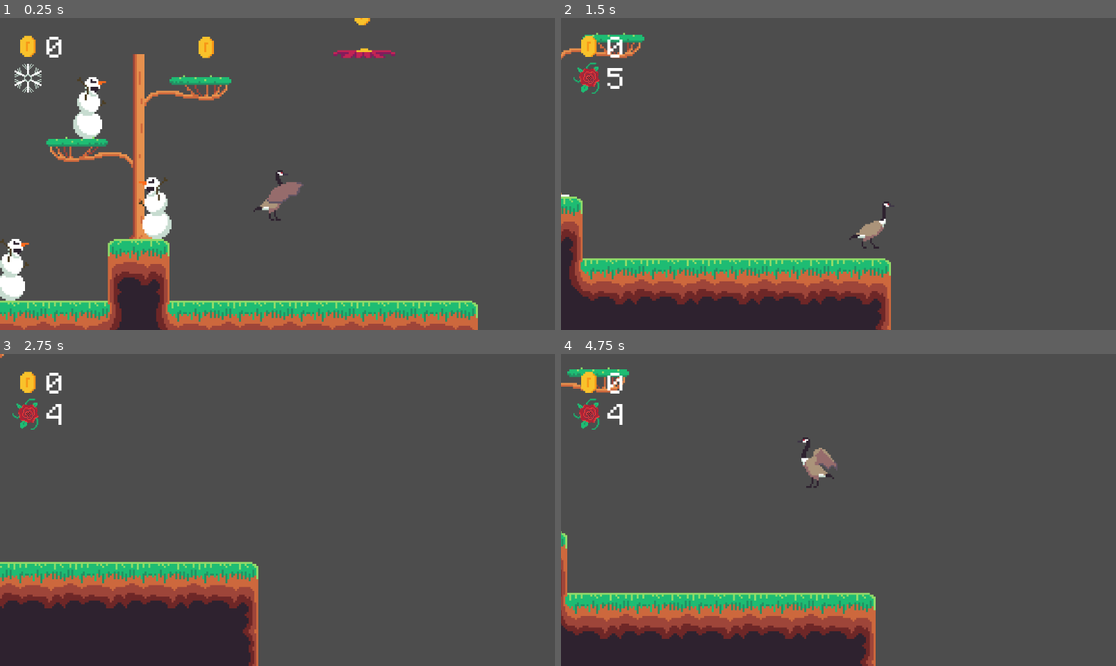
Above: before the commit, frames 1-4 (two rows, left to right).
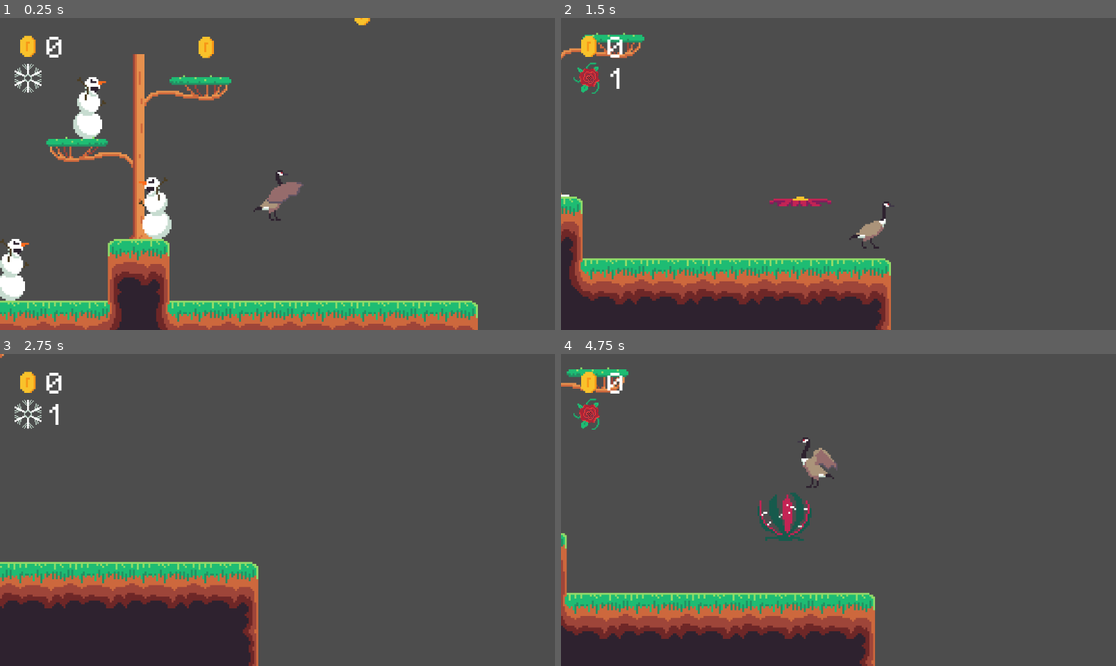
Above: after the commit, the same moments.

Repository: jbroberg42/Spring_Jam_2026
Game: Godot game, scene res://scenes/game.tscn
Two runs of this game, one before a commit and one after it. Both use one fixed random seed, a clock stepped at 60 frames per second and the inputs below.
Inputs:
- Up to frame 1 (0.25 s): no input
- Up to frame 2 (1.5 s): hold D (move_right) from 0.53 s (still down); tap E (switch) at 0.6, 1.35 s; tap Space (jump) at 0.77 s
- Up to frame 3 (2.75 s): tap Space (jump) at 1.52 s; release D (move_right) at 2.03 s; hold A (move_left) from 2.03 s (still down); tap E (switch) at 2.1 s
- Up to frame 4 (4.75 s): release A (move_left) at 2.78 s; hold D (move_right) 2.78-4.28 s; tap E (switch) at 2.85, 3.6, 4.35 s; tap Space (jump) at 3.02, 3.77, 4.52 s; hold A (move_left) from 4.28 s (still down)

The runs differ from the first frame. In frame 1, 0.3% of the frame differs, in the area x 60-72%, y 9-13%; in frame 2, 0.3%; in frame 3, 0.4%; in frame 4, 1.8%, in the area x 0-57%, y 4-100%.

Commit message:
FIX FLOWERS INVISIBLE PLATFORM IN WINTER

Diff:
--- a/scenes/game.tscn
+++ b/scenes/game.tscn
@@ -234,6 +234,9 @@
 [node name="Flower" parent="." unique_id=516543460 instance=ExtResource("7_u5sy4")]
 position = Vector2(69, -78)
 
+[node name="Flower4" parent="." unique_id=1730049241 instance=ExtResource("7_u5sy4")]
+position = Vector2(81, 21)
+
 [node name="Flower2" parent="." unique_id=1341667305 instance=ExtResource("7_u5sy4")]
 position = Vector2(166, -101)
 
@@ -252,6 +255,12 @@
 [node name="Coin" parent="." unique_id=1759638673 instance=ExtResource("4_lbhrr")]
 position = Vector2(68, -83)
 
+[node name="GameManager2" parent="." unique_id=1825844322 instance=ExtResource("1_vtaks")]
+unique_name_in_owner = true
+
+[node name="Coin8" parent="." unique_id=609307312 instance=ExtResource("4_lbhrr")]
+position = Vector2(68, -83)
+
 [node name="Coin2" parent="." unique_id=2091079003 instance=ExtResource("4_lbhrr")]
 position = Vector2(166, -104)
 
@@ -272,3 +281,5 @@
 
 [connection signal="spring" from="GameManager" to="HUD/Control/VBoxContainer/Season_controller" method="_on_game_manager_spring"]
 [connection signal="winter" from="GameManager" to="HUD/Control/VBoxContainer/Season_controller" method="_on_game_manager_winter"]
+[connection signal="spring" from="GameManager2" to="HUD/Control/VBoxContainer/Season_controller" method="_on_game_manager_spring"]
+[connection signal="winter" from="GameManager2" to="HUD/Control/VBoxContainer/Season_controller" method="_on_game_manager_winter"]
--- a/scripts/flower.gd
+++ b/scripts/flower.gd
@@ -1,4 +1,5 @@
 extends Node2D
+@onready var game_manager: Node = %GameManager
 @onready var anim = $AnimatedSprite2D
 @onready var timer = $Area2D/Timer
 @onready var timer_2 = $Area2D/Timer2
@@ -8,8 +9,16 @@
 var readyattack = true
 
 func _ready():
+	# connect signals with code.  Otherwise you have to connect each mob manually.  Which sucks.
+	game_manager.spring.connect(_on_game_manager_spring)
+	game_manager.winter.connect(_on_game_manager_winter)
 	$killzone/CollisionShape2D.disabled = true
 
+	# hide if starting winter, show if starting spring
+	if GameState.is_winter:
+		_on_game_manager_winter()
+	else:
+		_on_game_manager_spring()
 
 func _on_area_2d_body_entered(body):
 	if readyattack == true:
@@ -31,6 +40,20 @@
 
 
 func _on_timer_3_timeout():
-	collision_shape_2d.disabled = false
+	if !GameState.is_winter: # verify spring so no invisible platform in winter
+		collision_shape_2d.disabled = false
 	anim.play("idle")
 	readyattack = true
+
+# when game manager says is winter, disappear
+func _on_game_manager_winter() -> void:
+	hide()
+	$Area2D/CollisionShape2D2.disabled = true
+	$StaticBody2D/CollisionShape2D.disabled = true
+	$killzone/CollisionShape2D.disabled = true
+
+# when game manager says is spring, reappear
+func _on_game_manager_spring() -> void:
+	show()
+	$Area2D/CollisionShape2D2.disabled = false
+	$StaticBody2D/CollisionShape2D.disabled = false
--- a/scripts/game_state.gd
+++ b/scripts/game_state.gd
@@ -5,7 +5,7 @@
 var time_taken: int = 0
 var is_winter: bool = true
 
-var ability_cooldown: int = 5
+var ability_cooldown: int = 1
 var ability_ready: bool = true
 
 var have_ring: bool = false
--- a/scripts/player.gd
+++ b/scripts/player.gd
@@ -37,6 +37,9 @@
 
 	move_and_slide()
 
+func _ready() -> void:
+	$cooldown_timer.wait_time = GameState.ability_cooldown
+
 #check if player has switched, and check cooldown
 func _process(delta: float) -> void:
 	if Input.is_action_just_pressed("switch") && GameState.ability_ready:
